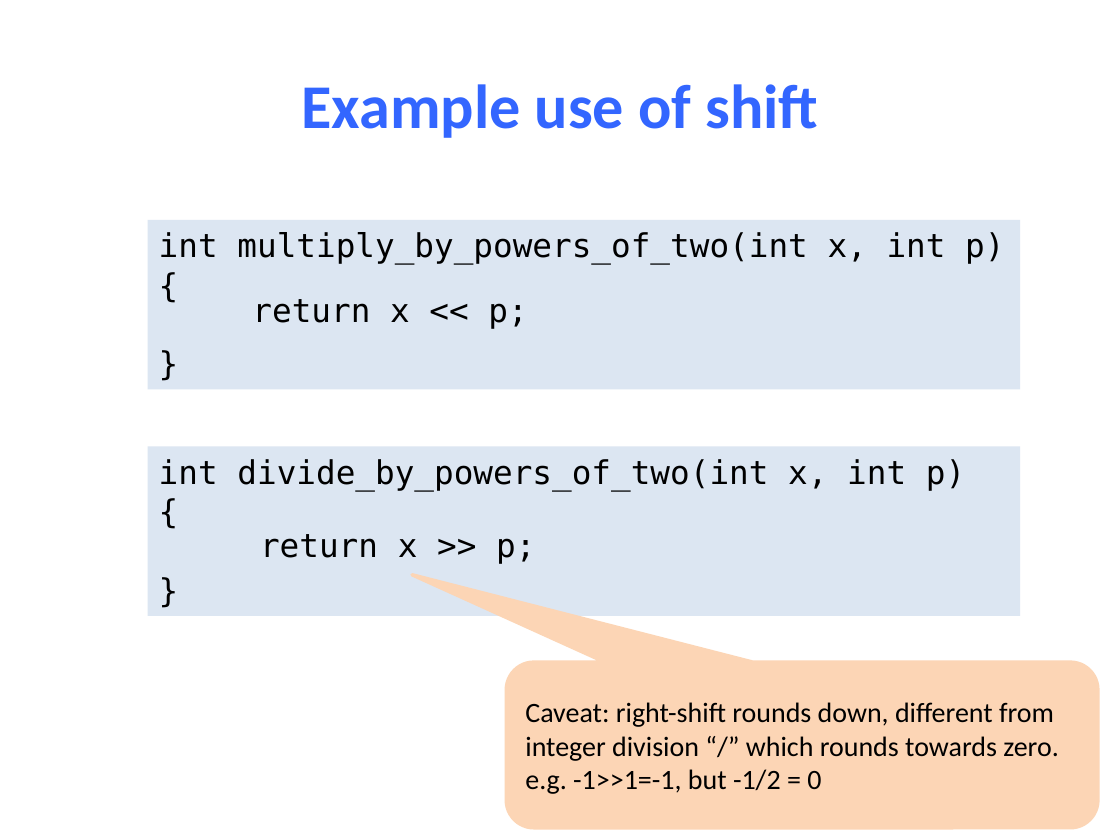
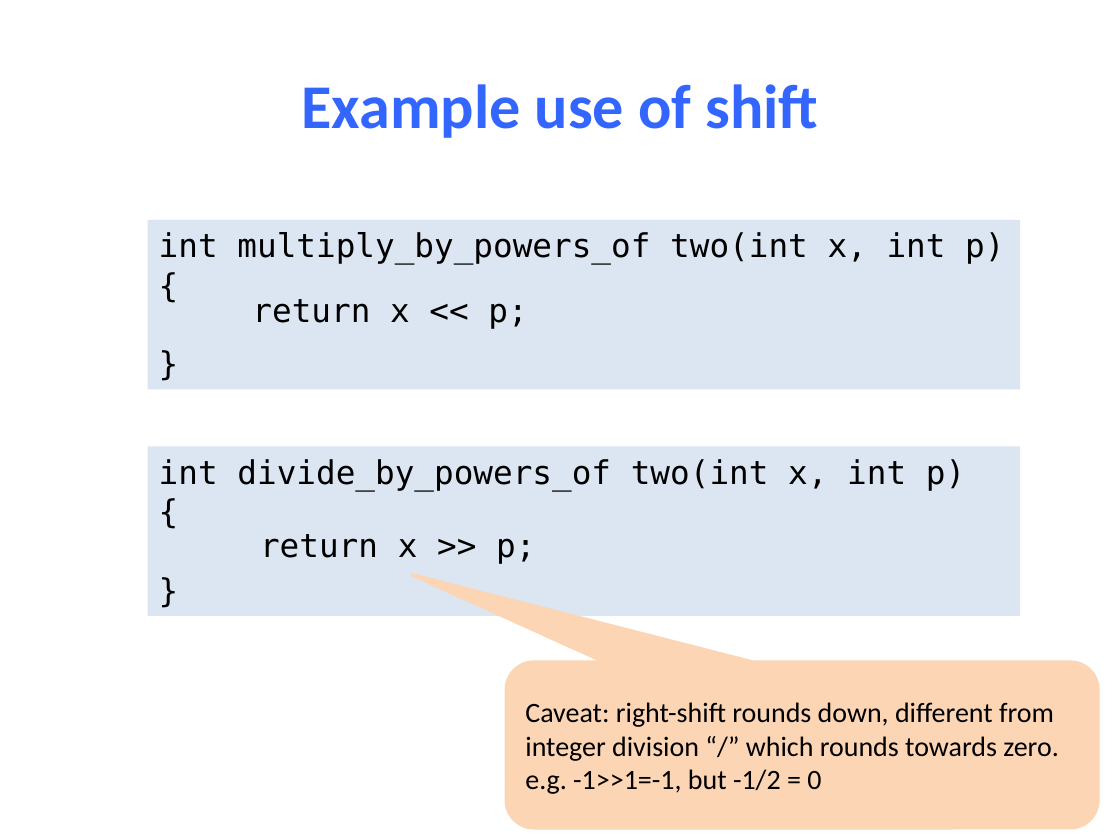
Before and after one commit to NYU-CSO/nyu-cso.github.io, a slide deck: slide 24 of notes/04-C_Basics.pptx (slide 25 before the commit). Drawn at 1120x840 pixels with LibreOffice and Linux fonts; fonts in the diff are those of the drawing. Boxes give left, top, right and bottom in pixels: in the first picture for what was removed or moved away, otherwise in the second. Text is boxed around its words. In the diff, an @@ line names an element or a change of style, - is before the commit and + after.

```diff
--- a/notes/04-C_Basics.pptx
+++ b/notes/04-C_Basics.pptx
@@ text in rectangle at <box>159,232,1004,265</box>: text changed @@
-int multiply_by_powers_of_two(int x, int p)
+int multiply_by_powers_of two(int x, int p)
@@ text in rectangle at <box>159,459,965,491</box>: text changed @@
-int divide_by_powers_of_two(int x, int p)
+int divide_by_powers_of two(int x, int p)
```
Also in this commit, not shown: 16 other slides changed, 1 slide added, 8 slides removed, 1 other file.
